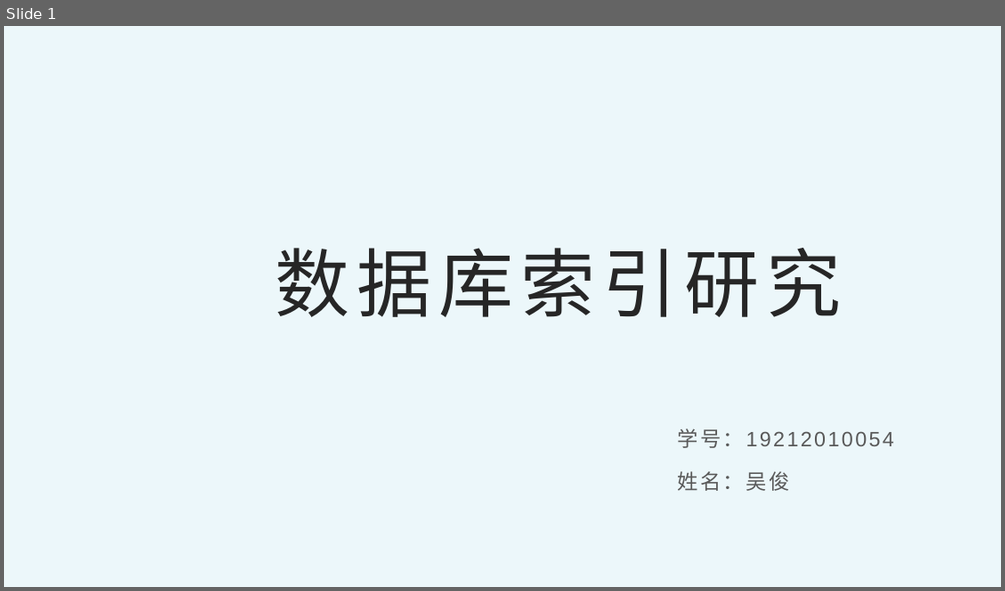
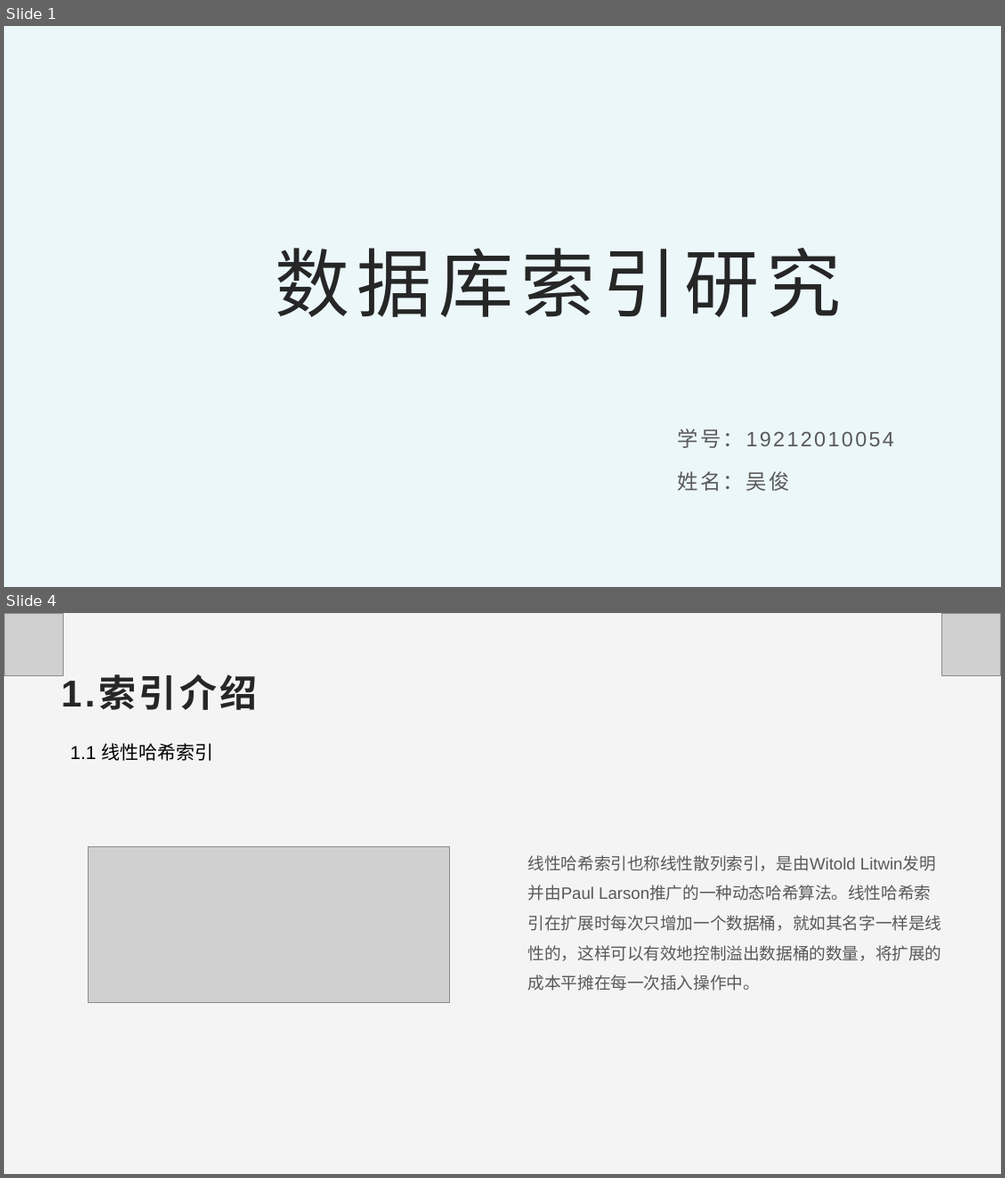
Before and after one commit to ThesisTest/dbindexresearch, a slide deck: doc/期末答辩.pptx. Shown one above the other, each under a label of ours: slide 1 before the commit, slides 1 and 4 after it; the slides between them are not shown. The pictures are 1005x591 and 1005x1178 pixels, drawn with LibreOffice and Linux fonts; fonts in the diff are those of the drawing; grey boxes stand for pictures; background and template pictures are left out. Boxes give left, top, right and bottom in pixels: in the first picture for what was removed or moved away, otherwise in the second. Text is boxed around its words. In the diff, an @@ line names an element or a change of style, - is before the commit and + after.

```diff
--- a/doc/期末答辩.pptx
+++ b/doc/期末答辩.pptx
@@ slide 4 added at (4, 613, 1001, 1174), background #F4F4F5 @@
@@ picture added at (4, 613, 63, 676) @@
@@ picture added at (942, 613, 1001, 676) @@
@@ text added at (61, 676, 257, 710), 36 pt, text #262626, bold @@
+1.索引介绍
@@ text added at (70, 743, 213, 761), 18 pt, text #000000 @@
+1.1 线性哈希索引
@@ picture added at (88, 847, 450, 1003) @@
@@ text added at (528, 855, 942, 990), 16 pt, text #595959 @@
+线性哈希索引也称线性散列索引，是由Witold Litwin发明并由Paul Larson推广的一种动态哈希算法。线性哈希索引在扩展时每次只增加一个数据桶，就如其名字一样是线性的，这样可以有效地控制溢出数据桶的数量，将扩展的成本平摊在每一次插入操作中。
```
Also in this commit, not shown: 35 other slides added, 1 other file.
